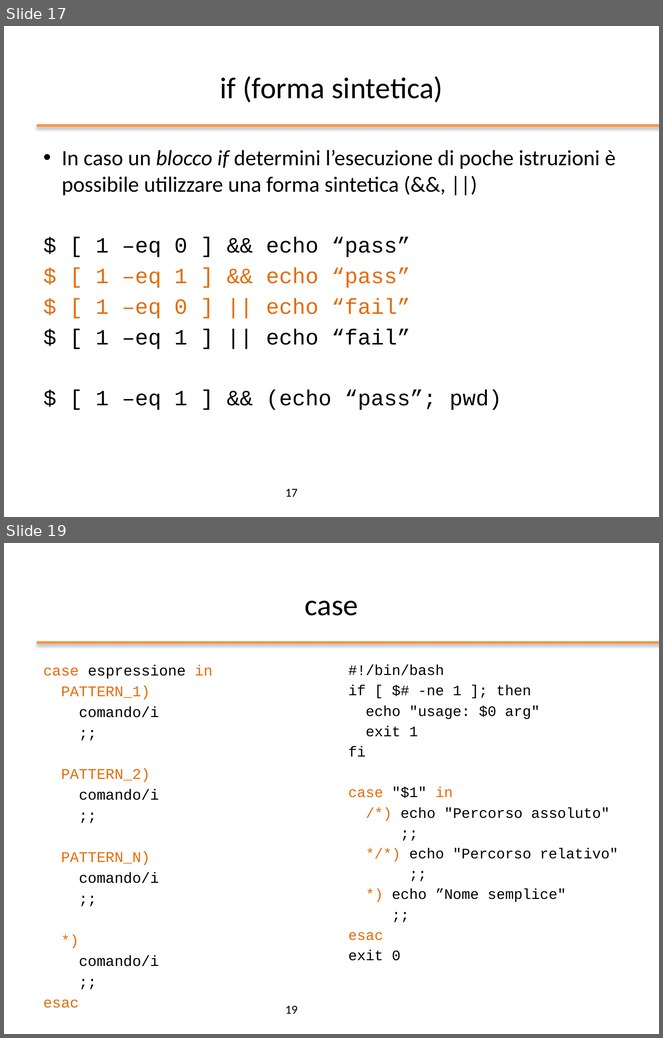
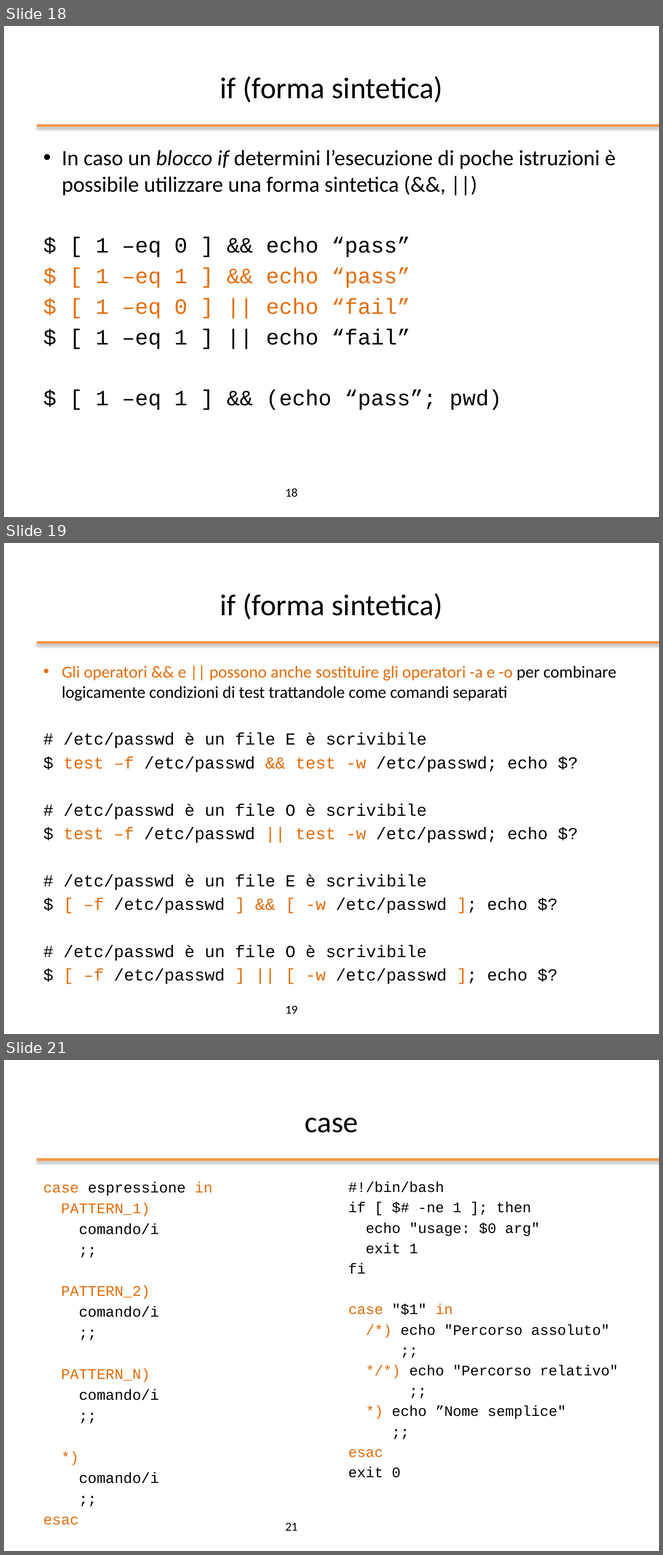
Before and after one commit to nbicocchi/operatingsystemsbsc, a slide deck: slides/ppt/03_Bash Scripting.pptx. Shown one above the other, each under a label of ours: slides 17 and 19 before the commit, slides 18, 19 and 21 after it; the slides between them are not shown. The pictures are 663x1038 and 663x1555 pixels, drawn with LibreOffice and Linux fonts; fonts in the diff are those of the drawing; background and template pictures are left out. Boxes give left, top, right and bottom in pixels: in the first picture for what was removed or moved away, otherwise in the second. Text is boxed around its words. In the diff, an @@ line names an element or a change of style, - is before the commit and + after.

```diff
--- a/slides/ppt/03_Bash Scripting.pptx
+++ b/slides/ppt/03_Bash Scripting.pptx
@@ slide 19 added at <box>4,543,659,1034</box>, background #FFFFFF; not listed: 1 template element that a slide beside it also shows @@
@@ title added at <box>220,593,443,619</box>, 33 pt, text #000000 @@
+if (forma sintetica)
@@ text added at <box>62,666,617,984</box>, 18.5 pt, text #000000 @@
+• Gli operatori && e || possono anche sostituire gli operatori -a e -o per combinare logicamente condizioni di test trattandole come comandi separati
+# /etc/passwd è un file E è scrivibile
+$ test –f /etc/passwd && test -w /etc/passwd; echo $?
+# /etc/passwd è un file O è scrivibile
+$ test –f /etc/passwd || test -w /etc/passwd; echo $?
+# /etc/passwd è un file E è scrivibile
+$ [ –f /etc/passwd ] && [ -w /etc/passwd ]; echo $?
+# /etc/passwd è un file O è scrivibile
+$ [ –f /etc/passwd ] || [ -w /etc/passwd ]; echo $?
@@ page number added at <box>285,1006,298,1014</box>, 13.5 pt, text #000000 @@
+19
@@ what was slide 17 is now slide 18 @@
@@ page number at <box>285,489,298,497</box>: text changed @@
-17
+18
@@ what was slide 19 is now slide 21 @@
@@ page number at <box>285,1523,298,1531</box>: text changed @@
-19
+21
```
Also in this commit, not shown: 1 slide changed, 9 other slides added, 5 other files.
